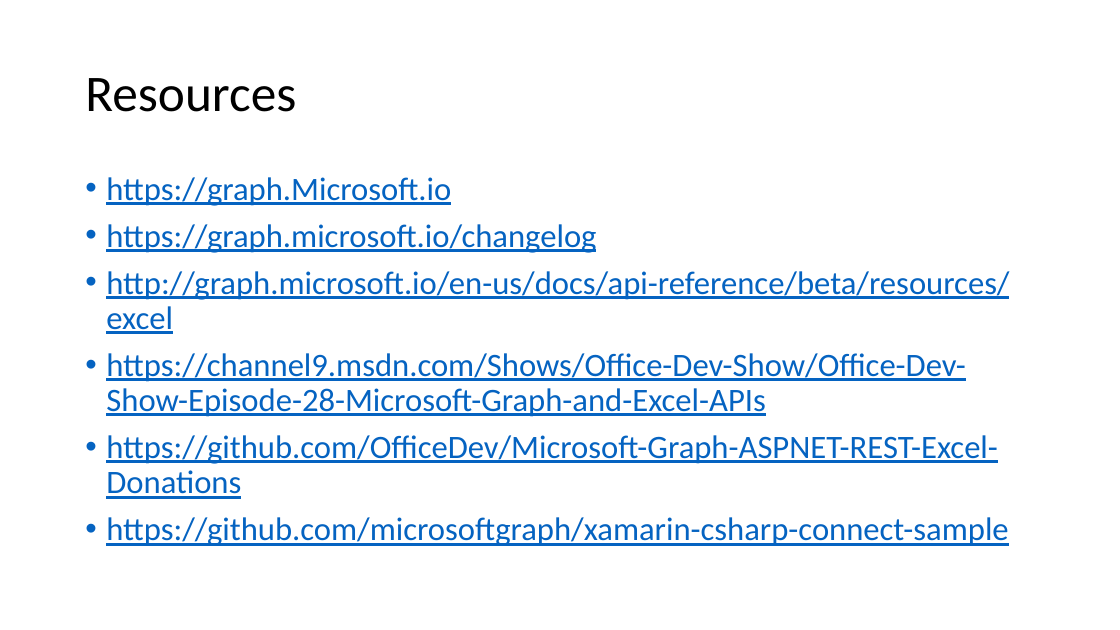
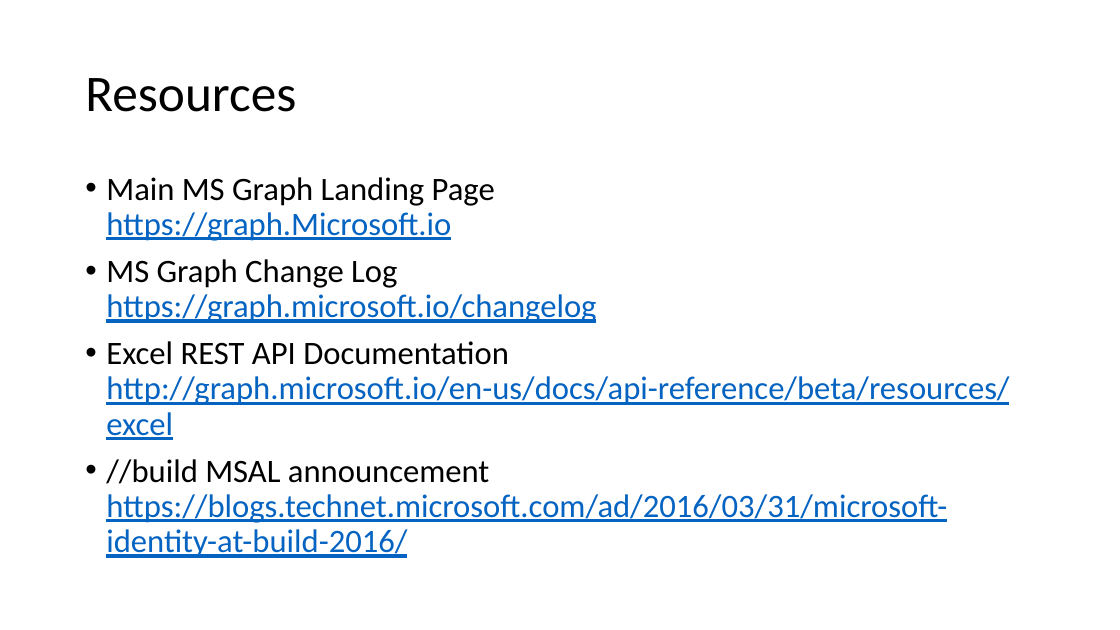
Before and after one commit to coatsy/xplat-graph, a slide deck: slide 17 of Presentation/xplat-graph.pptx. Drawn at 1120x630 pixels with LibreOffice and Linux fonts; fonts in the diff are those of the drawing. Boxes give left, top, right and bottom in pixels: in the first picture for what was removed or moved away, otherwise in the second. Text is boxed around its words. In the diff, an @@ line names an element or a change of style, - is before the commit and + after.

Commit message:
more resources in deck

```diff
--- a/Presentation/xplat-graph.pptx
+++ b/Presentation/xplat-graph.pptx
@@ text at [106, 177, 1009, 558]: text changed @@
-• https://graph.Microsoft.io
-• https://graph.microsoft.io/changelog
-• http://graph.microsoft.io/en-us/docs/api-reference/beta/resources/excel
-• https://channel9.msdn.com/Shows/Office-Dev-Show/Office-Dev-Show-Episode-28-Microsoft-Graph-and-Excel-APIs
-• https://github.com/OfficeDev/Microsoft-Graph-ASPNET-REST-Excel-Donations
-• https://github.com/microsoftgraph/xamarin-csharp-connect-sample
+• Main MS Graph Landing Page
+  https://graph.Microsoft.io
+• MS Graph Change Log
+  https://graph.microsoft.io/changelog
+• Excel REST API Documentation
+  http://graph.microsoft.io/en-us/docs/api-reference/beta/resources/excel
+• //build MSAL announcement
+  https://blogs.technet.microsoft.com/ad/2016/03/31/microsoft-identity-at-build-2016/
```
Also in this commit, not shown: 2 slides added.
